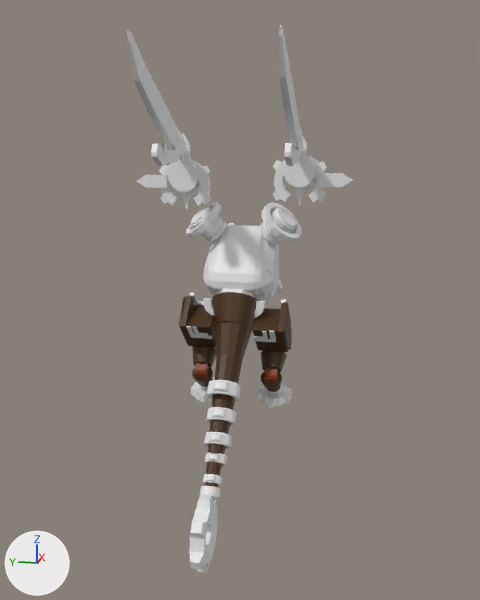
The Blender file Daimy/Ruin drake model 26.blend as it was, and as the next commit left it.
The view is the same before and after, from a camera (50 mm lens) standing at (-18.15, -3.85, 10.81) and looking at (-0.11, -0.24, 6.3). Arrows for +X, +Y and +Z are at lower left; the lights stay in place.
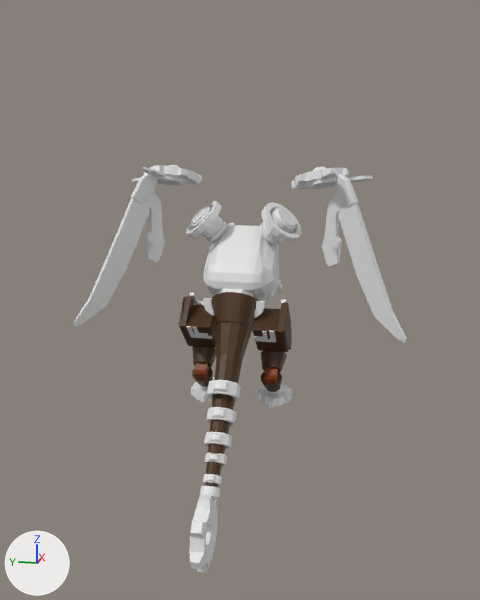
The edits, one by one:
Object 'Roundcube.004' (ob_roundcube_004) moves from (1.242, 1.673, 9.437) to (1.338, 2.09, 9.72).
Object 'Roundcube.004' (ob_roundcube_004) turns from (0, 0, 0) to (-5.6, -73, -12) degrees about x, y and z.
Object 'Cylinder.017' (ob_cylinder_017) moves from (1.01, -1.73, 9.86) to (0.98, -2.42, 9.54).
Object 'Cylinder.017' (ob_cylinder_017) turns from (0, 90, 0) to (-7.3, 16, 17) degrees about x, y and z.
Object 'Cylinder.012' (ob_cylinder_012) moves from (1.25, -1.73, 9.63) to (1.25, -2.31, 9.71).
Object 'Cylinder.012' (ob_cylinder_012) turns from (0, 90, 0) to (-7.3, 16, 17) degrees about x, y and z.
Object 'Cylinder.003' (ob_cylinder_003) moves from (1.247, 1.67, 9.423) to (1.351, 2.083, 9.72).
Object 'Cylinder.003' (ob_cylinder_003) turns from (0, 90, 0) to (-1.7, 17, -18) degrees about x, y and z.
Object 'Cylinder.002' (ob_cylinder_002) moves from (1.192, 1.67, 9.428) to (1.331, 2.088, 9.669).
Object 'Cylinder.002' (ob_cylinder_002) turns from (0, 90, 0) to (-1.7, 17, -18) degrees about x, y and z.
Object 'Cylinder.001' (ob_cylinder_001) moves from (1.008, 1.672, 9.687) to (1.044, 2.178, 9.569).
Object 'Cylinder.001' (ob_cylinder_001) turns from (0, 90, 0) to (-1.7, 17, -18) degrees about x, y and z.
Object 'Cube.023' (ob_cube_023) moves from (-0.34, -1.73, 10.31) to (1.0, -2.71, 8.48).
Object 'Cube.023' (ob_cube_023) turns from (0, 180, 0) to (-25, 81, 35) degrees about x, y and z.
Object 'Cube.022' (ob_cube_022) moves from (-0.74, -1.73, 11.23) to (0.6, -3.47, 7.96).
Object 'Cube.022' (ob_cube_022) turns from (0, -151, 0) to (10, 112, 69) degrees about x, y and z.
Object 'Cube.021' (ob_cube_021) moves from (0.65, -1.73, 10.58) to (0.75, -3.03, 9.42).
Object 'Cube.021' (ob_cube_021) turns from (0, 45, 0) to (-6, -52, 65) degrees about x, y and z.
Object 'Cube.010' (ob_cube_010) moves from (1.021, 2.661, 9.528) to (1.491, 3.072, 9.506).
Object 'Cube.010' (ob_cube_010) turns from (-90, 0, 0) to (-96, -73, -12) degrees about x, y and z.
Object 'Cube.009' (ob_cube_009) moves from (1.045, 1.67, 10.45) to (0.36, 2.401, 9.826).
Object 'Cube.009' (ob_cube_009) turns from (0, 0, 0) to (-5.6, -73, -12) degrees about x, y and z.
Object 'Cube.008' (ob_cube_008) moves from (1.04, -1.73, 10.47) to (0.44, -2.58, 9.76).
Object 'Cube.008' (ob_cube_008) turns from (180, 0, 0) to (158, -72, 40) degrees about x, y and z.
Object 'Cube.007' (ob_cube_007) moves from (1.02, -2.77, 9.62) to (1.54, -3.33, 9.62).
Object 'Cube.007' (ob_cube_007) turns from (-90, 0, 0) to (-114, -73, 42) degrees about x, y and z.
Object 'Cube.006' (ob_cube_006) is deleted.
Object 'Cube.005' (ob_cube_005) moves from (0.649, 1.672, 10.56) to (0.603, 2.741, 9.434).
Object 'Cube.005' (ob_cube_005) turns from (0, 45, 0) to (1.7, -47, -49) degrees about x, y and z.
Object 'Cube.004' (ob_cube_004) moves from (-0.743, 1.672, 11.21) to (0.237, 3.181, 8.011).
Object 'Cube.004' (ob_cube_004) turns from (0, 29, 0) to (2.5, -64, -50) degrees about x, y and z.
Object 'Cube.003' (ob_cube_003) moves from (-0.34, 1.672, 10.29) to (0.836, 2.515, 8.461).
Object 'Cube.003' (ob_cube_003) turns from (0, 0, 0) to (159, -87, -207) degrees about x, y and z.
Object 'Cylinder.013' (ob_cylinder_013) moves from (1.19, -1.73, 9.58) to (1.28, -2.3, 9.64).
Object 'Cylinder.013' (ob_cylinder_013) turns from (0, 90, 0) to (-7.3, 16, 17) degrees about x, y and z.

Boxes [x1, y1, x2, y2] around the edits, measured in the pictures (480 x 600 px):
'Cube.004', moved, turned
    before: [128, 31, 178, 148]
    after: [74, 199, 150, 327]
'Cube.022', moved, turned
    before: [279, 25, 300, 148]
    after: [338, 203, 406, 343]
'Cube.003', moved, turned
    before: [151, 141, 180, 166]
    after: [143, 193, 165, 262]
'Cube.023', moved, turned
    before: [284, 140, 301, 166]
    after: [322, 195, 346, 266]
'Cylinder.013', moved, turned
    before: [272, 155, 327, 203]
    after: [291, 168, 350, 189]
'Cylinder.002', moved, turned
    before: [159, 158, 212, 206]
    after: [144, 165, 202, 185]
'Cylinder.017', moved, turned
    before: [283, 155, 315, 187]
    after: [307, 177, 337, 189]
'Cylinder.001', moved, turned
    before: [168, 161, 199, 192]
    after: [154, 174, 183, 186]
'Cube.005', moved, turned
    before: [177, 130, 186, 161]
    after: [131, 173, 158, 203]
'Cube.021', moved, turned
    before: [299, 129, 303, 160]
    after: [332, 174, 358, 208]
'Cube.007', moved, turned
    before: [319, 173, 353, 187]
    after: [348, 176, 373, 183]
'Cube.010', moved, turned
    before: [137, 175, 168, 188]
    after: [132, 178, 159, 184]
'Cube.009', moved, turned
    before: [178, 133, 190, 162]
    after: [143, 167, 165, 176]
'Cube.008', moved, turned
    before: [302, 136, 307, 156]
    after: [320, 171, 336, 180]
'Cylinder.003', moved, turned (not visible afterwards)
    before: [171, 183, 200, 209]
'Cylinder.012', moved, turned (not visible afterwards)
    before: [284, 177, 316, 205]
'Roundcube.004', moved, turned
    before: [180, 188, 194, 193]
    after: [169, 165, 179, 167]
